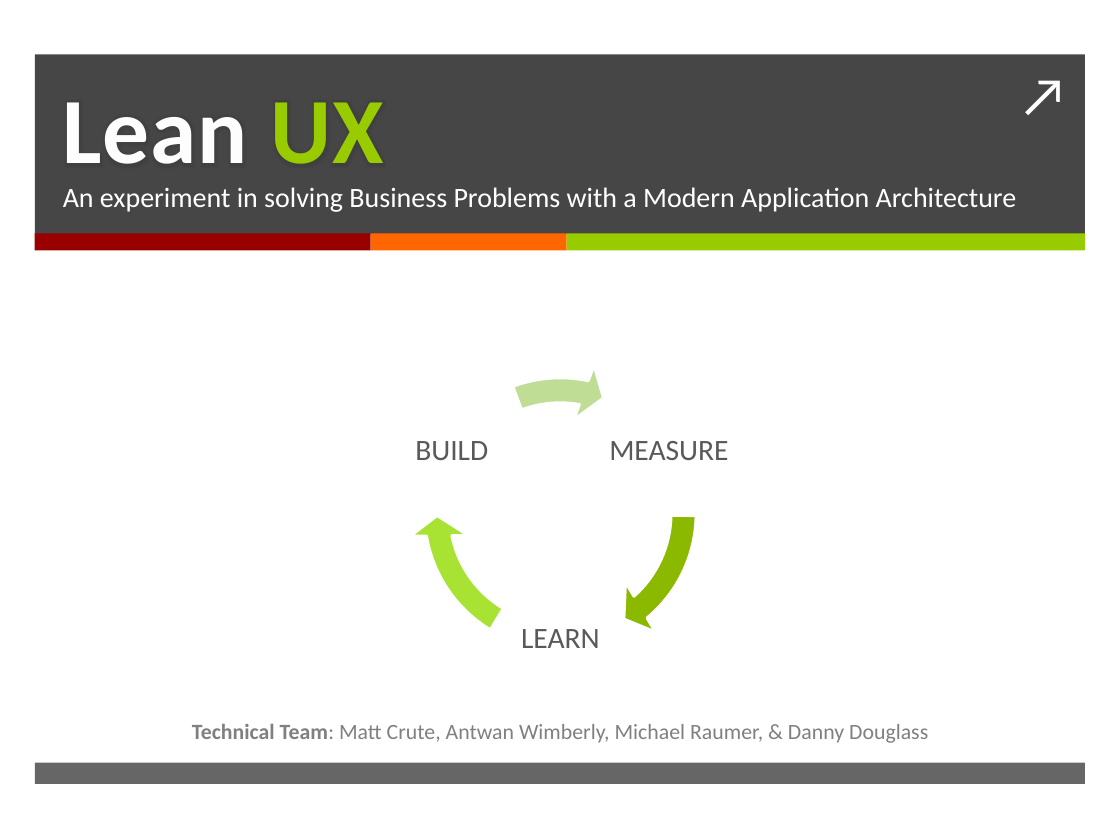
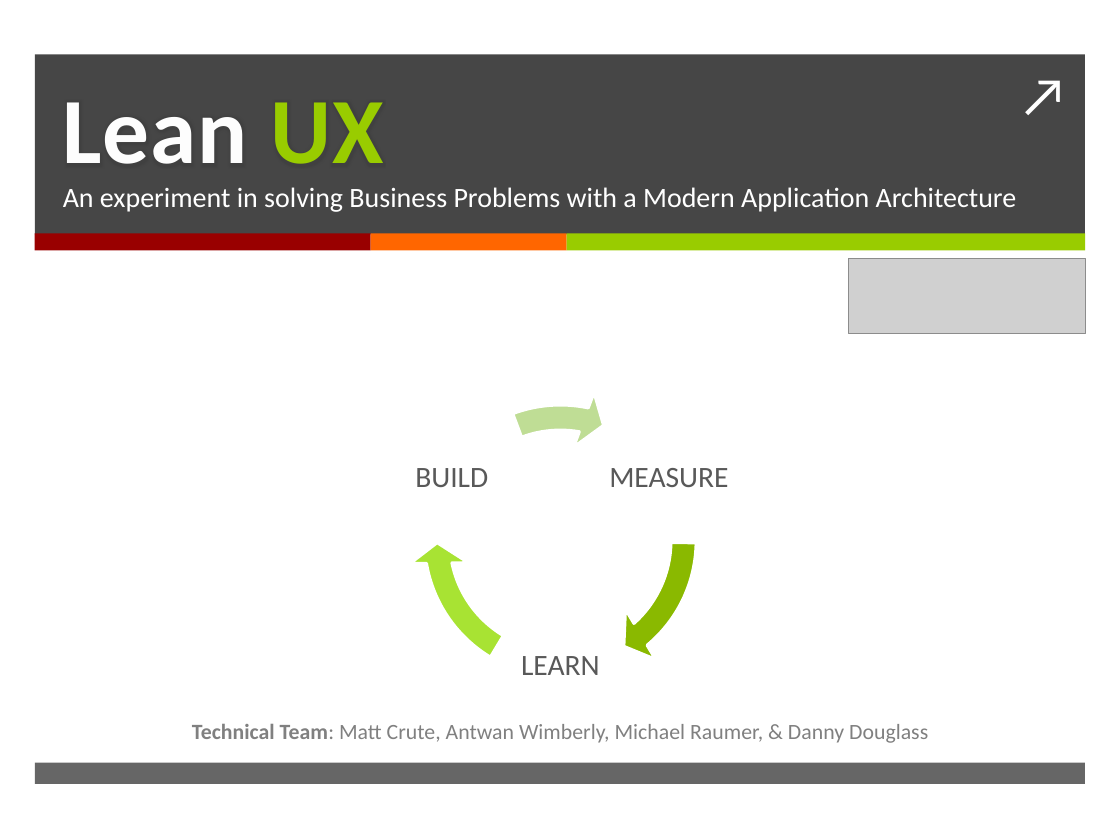
Before and after one commit to DannyDouglass/LeanUx, a slide deck: slide 1 of docs/presentations/LeanUx - IT Management.pptx. Drawn at 1120x840 pixels with LibreOffice and Linux fonts; fonts in the diff are those of the drawing; grey boxes stand for pictures. Boxes give left, top, right and bottom in pixels: in the first picture for what was removed or moved away, otherwise in the second. Text is boxed around its words. In the diff, an @@ line names an element or a change of style, - is before the commit and + after.

```diff
--- a/docs/presentations/LeanUx - IT Management.pptx
+++ b/docs/presentations/LeanUx - IT Management.pptx
@@ picture added at box(849, 259, 1086, 334) @@
@@ 3 circular arrows: place and size @@
-3 circular arrows at box(408, 361, 712, 665)
+3 circular arrows at box(408, 389, 712, 693)
@@ 3 texts: place and size @@
-3 texts at box(415, 441, 728, 648)
+3 texts at box(415, 468, 728, 675)
```
Also in this commit, not shown: 5 other slides changed, 4 slides added.
